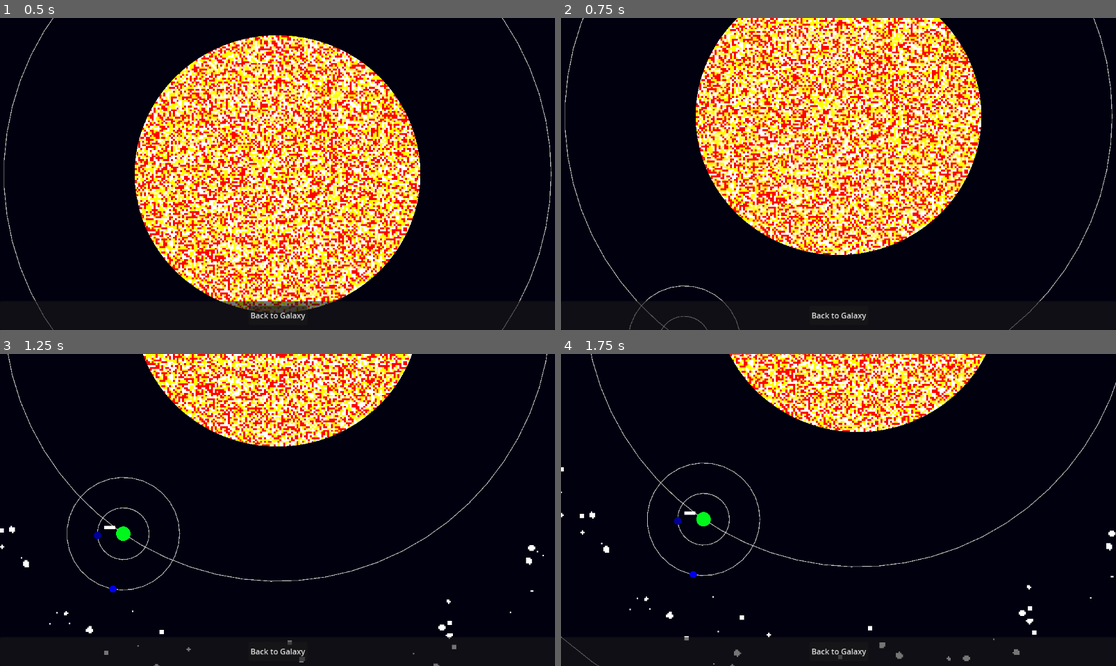
Above: before the commit, frames 1-4 (two rows, left to right).
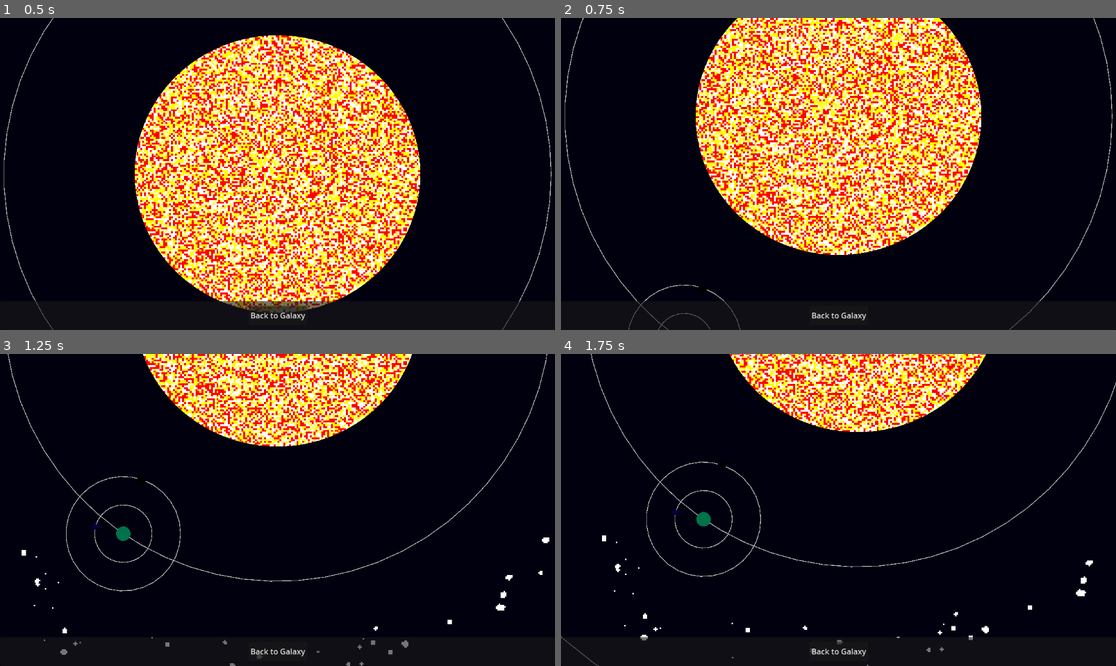
Above: after the commit, the same moments.

Repository: indifferenteye/hegswarm
Game: Godot game, scene res://scenes/galaxy.tscn
The game is run twice, just before and just after one commit, with the same random seed, the same clock (stepped at 60 frames per second) and the same inputs.
Inputs (mouse positions are in pixels of both pictures, inside the frame that each line leads up to):
- Up to frame 1 (0.5 s): no input
- Up to frame 2 (0.75 s): tap Enter at 0.5 s; move the mouse to (960, 158) at 0.52 s; hold S (camera_move_down) from 0.53 s (still down); click (960, 158) at 0.67 s
- Up to frame 3 (1.25 s): keep holding S (camera_move_down)
- Up to frame 4 (1.75 s): move the mouse to (727, 525) at 1.27 s; release S (camera_move_down) at 1.28 s; tap A (camera_move_left) at 1.35 s; click (727, 525) at 1.42 s

Frame 1 is identical in both runs. In frame 2, 0.2% of the frame differs, in the area x 12-33%, y 85-100%; in frame 3, 1.4%; in frame 4, 1.5%, in the area x 0-100%, y 34-100%.

Commit message:
Improve planet and moon diversity

Diff:
--- a/assets/celestials/planet.tscn
+++ b/assets/celestials/planet.tscn
@@ -17,6 +17,7 @@
 script = ExtResource("1")
 water = 0.21
 plants = 0.823
+grid_size = 20.0
 
 [node name="Sprite2D" type="Sprite2D" parent="."]
 material = SubResource("ShaderMaterial_planet")
--- a/assets/shaders/planet.gdshader
+++ b/assets/shaders/planet.gdshader
@@ -4,6 +4,23 @@
 uniform float water = 0.5;
 uniform float plants = 0.5;
 uniform float grid_size = 10.0;
+
+float rand(vec2 p) {
+    return fract(sin(dot(p, vec2(12.9898, 78.233))) * 43758.5453);
+}
+
+float noise(vec2 p) {
+    vec2 i = floor(p);
+    vec2 f = fract(p);
+    float a = rand(i + seed);
+    float b = rand(i + vec2(1.0, 0.0) + seed);
+    float c = rand(i + vec2(0.0, 1.0) + seed);
+    float d = rand(i + vec2(1.0, 1.0) + seed);
+    vec2 u = f * f * (3.0 - 2.0 * f);
+    return mix(a, b, u.x) +
+           (c - a) * u.y * (1.0 - u.x) +
+           (d - b) * u.x * u.y;
+}
 
 vec3 get_land_color() {
     float r = max(0.0, 1.0 - water - plants);
@@ -17,9 +34,10 @@
 }
 
 void fragment() {
-    vec2 cell = floor(UV * grid_size);
-    float rnd = fract(sin(dot(cell + seed, vec2(12.9898, 78.233))) * 43758.5453);
-    vec3 color = (rnd < water) ? get_water_color() : get_land_color();
+    float n = noise(UV * grid_size);
+    vec3 land = get_land_color();
+    vec3 water_col = get_water_color();
+    vec3 color = mix(land, water_col, smoothstep(water - 0.1, water + 0.1, n));
 
     float radius = 0.5;
     float mask = step(distance(UV, vec2(0.5)), radius);
--- a/scripts/entities/planet.gd
+++ b/scripts/entities/planet.gd
@@ -4,6 +4,7 @@
 @export var seed: int = 0
 @export_range(0.0, 1.0) var water: float = 0.5
 @export_range(0.0, 1.0) var plants: float = 0.5
+@export_range(5.0, 40.0) var grid_size: float = 20.0
 
 func _ready() -> void:
     if $Sprite2D.material:
@@ -12,6 +13,7 @@
         mat.set_shader_parameter("seed", float(seed))
         mat.set_shader_parameter("water", water)
         mat.set_shader_parameter("plants", plants)
+        mat.set_shader_parameter("grid_size", grid_size)
 
 func _unhandled_input(event: InputEvent) -> void:
     if event is InputEventMouseButton and event.button_index == MOUSE_BUTTON_LEFT and event.pressed:
--- a/scripts/world/star_system.gd
+++ b/scripts/world/star_system.gd
@@ -98,6 +98,8 @@
             body.water = rng.randf()
         if "plants" in body:
             body.plants = rng.randf()
+        if "grid_size" in body:
+            body.grid_size = rng.randf_range(10.0, 30.0)
         if is_belt:
             if "radius" in body:
                 body.radius = offset.length()
@@ -125,9 +127,11 @@
         if "seed" in moon:
             moon.seed = rng.randi()
         if "water" in moon:
-            moon.water = rng.randf()
+            moon.water = rng.randf_range(0.0, 0.3)
         if "plants" in moon:
-            moon.plants = rng.randf()
+            moon.plants = rng.randf_range(0.0, 0.2)
+        if "grid_size" in moon:
+            moon.grid_size = rng.randf_range(5.0, 15.0)
         add_child(moon)
         planets.append(moon)
         moon_orbits.append({"center": planet.position, "radius": radius})
